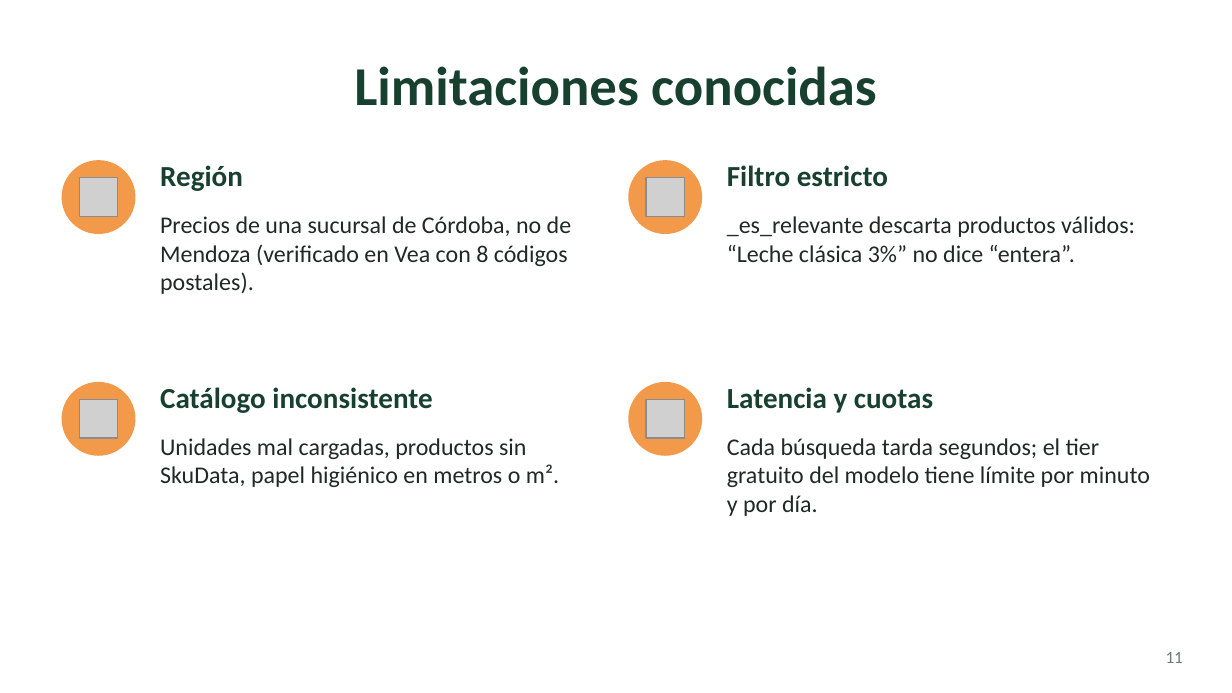
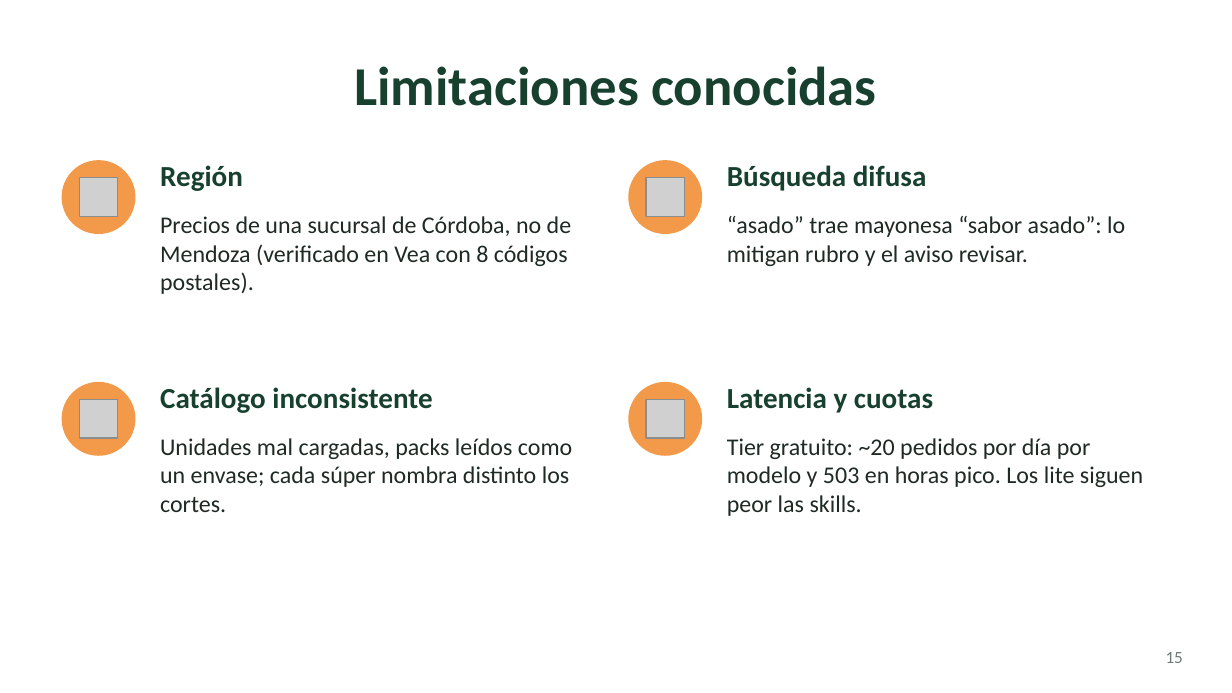
Before and after one commit to cuellojoaquinn/agente-de-supermercado, a slide deck: slide 15 of presentacion/super-agente.pptx (slide 11 before the commit). Drawn at 1232x693 pixels with LibreOffice and Linux fonts; fonts in the diff are those of the drawing; grey boxes stand for pictures. Boxes give left, top, right and bottom in pixels: in the first picture for what was removed or moved away, otherwise in the second. Text is boxed around its words. In the diff, an @@ line names an element or a change of style, - is before the commit and + after.

```diff
--- a/presentacion/super-agente.pptx
+++ b/presentacion/super-agente.pptx
@@ text at [727,165,927,191]: text changed @@
-Filtro estricto
+Búsqueda difusa
@@ text at [727,216,1125,266]: text changed @@
-_es_relevante descarta productos válidos: “Leche clásica 3%” no dice “entera”.
+“asado” trae mayonesa “sabor asado”: lo mitigan rubro y el aviso revisar.
@@ text at [160,438,572,512]: text changed @@
-Unidades mal cargadas, productos sin SkuData, papel higiénico en metros o m².
+Unidades mal cargadas, packs leídos como un envase; cada súper nombra distinto los cortes.
@@ text at [727,438,1143,516]: text changed @@
-Cada búsqueda tarda segundos; el tier gratuito del modelo tiene límite por minuto y por día.
+Tier gratuito: ~20 pedidos por día por modelo y 503 en horas pico. Los lite siguen peor las skills.
@@ page number at [1166,652,1183,663]: text changed @@
-11
+15
```
Also in this commit, not shown: 8 other slides changed, 4 slides added, 1 other file.
